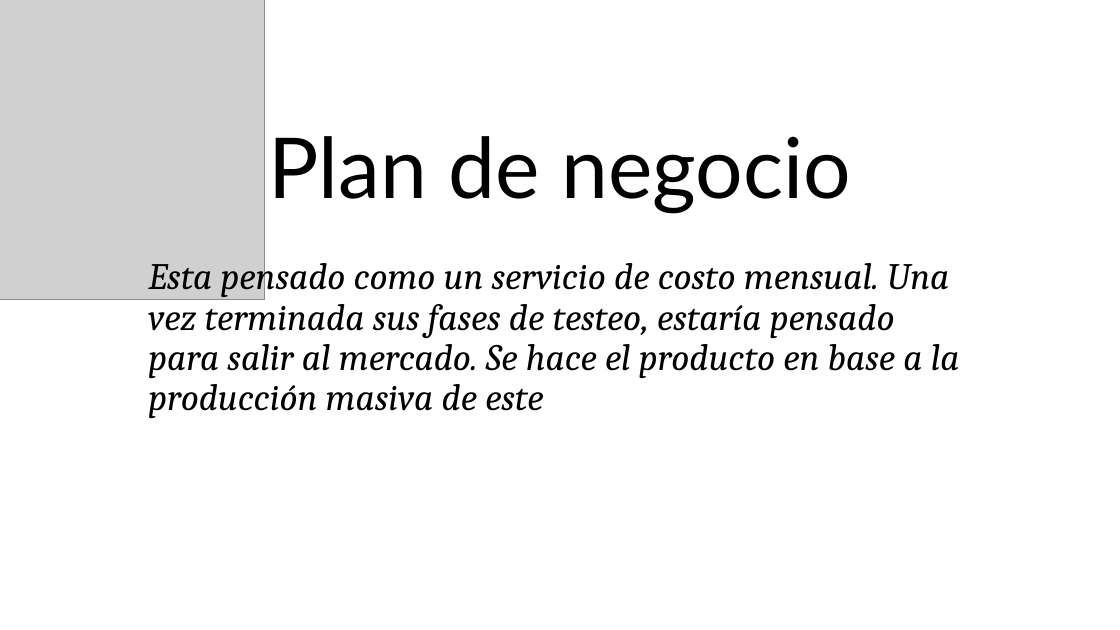
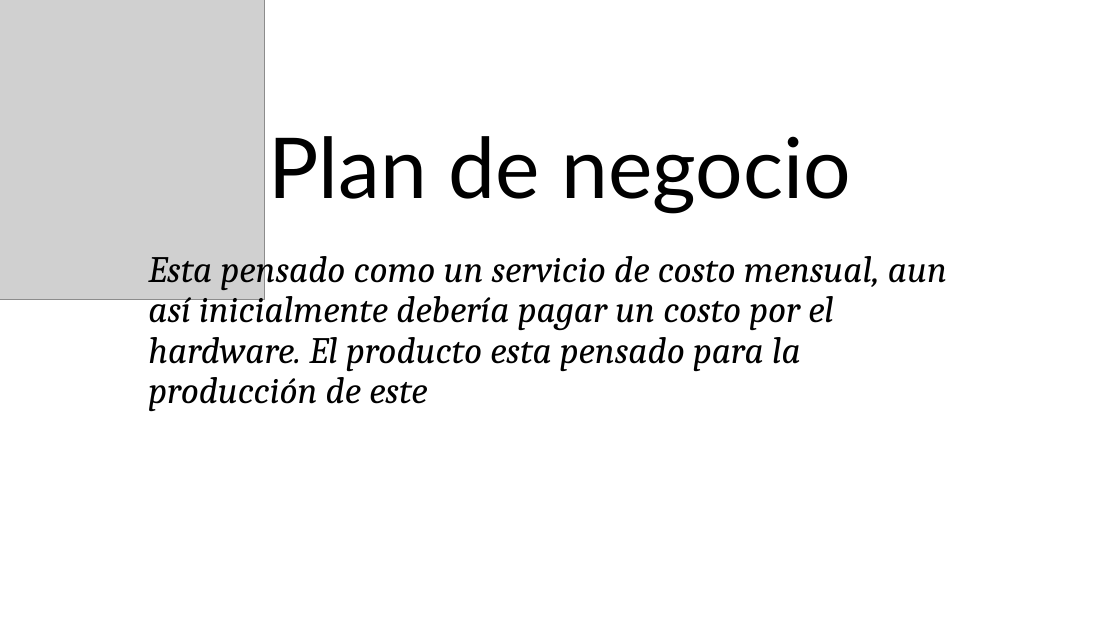
Before and after one commit to jotaerrec/DomoticMood, a slide deck: slide 8 of Documentos/Presentación Proyecto DomoticMood.pptx. Drawn at 1120x630 pixels with LibreOffice and Linux fonts; fonts in the diff are those of the drawing; grey boxes stand for pictures. Boxes give left, top, right and bottom in pixels: in the first picture for what was removed or moved away, otherwise in the second. Text is boxed around its words. In the diff, an @@ line names an element or a change of style, - is before the commit and + after.

```diff
--- a/Documentos/Presentación Proyecto DomoticMood.pptx
+++ b/Documentos/Presentación Proyecto DomoticMood.pptx
@@ text at (x1=148, y1=247, x2=947, y2=412): text changed @@
-Esta pensado como un servicio de costo mensual. Una vez terminada sus fases de testeo, estaría pensado para salir al mercado. Se hace el producto en base a la producción masiva de este
+Esta pensado como un servicio de costo mensual, aun así inicialmente debería pagar un costo por el hardware. El producto esta pensado para la producción de este
```
Also in this commit, not shown: 2 other slides changed, 22 other files.
